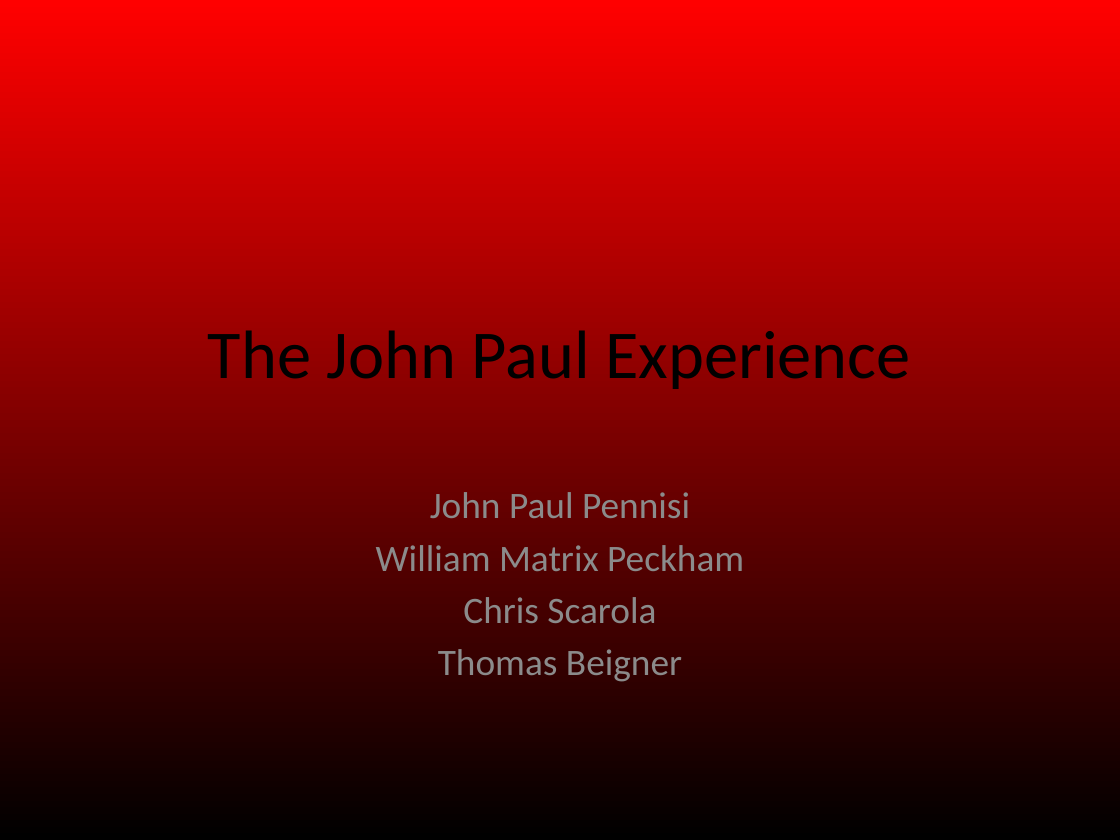
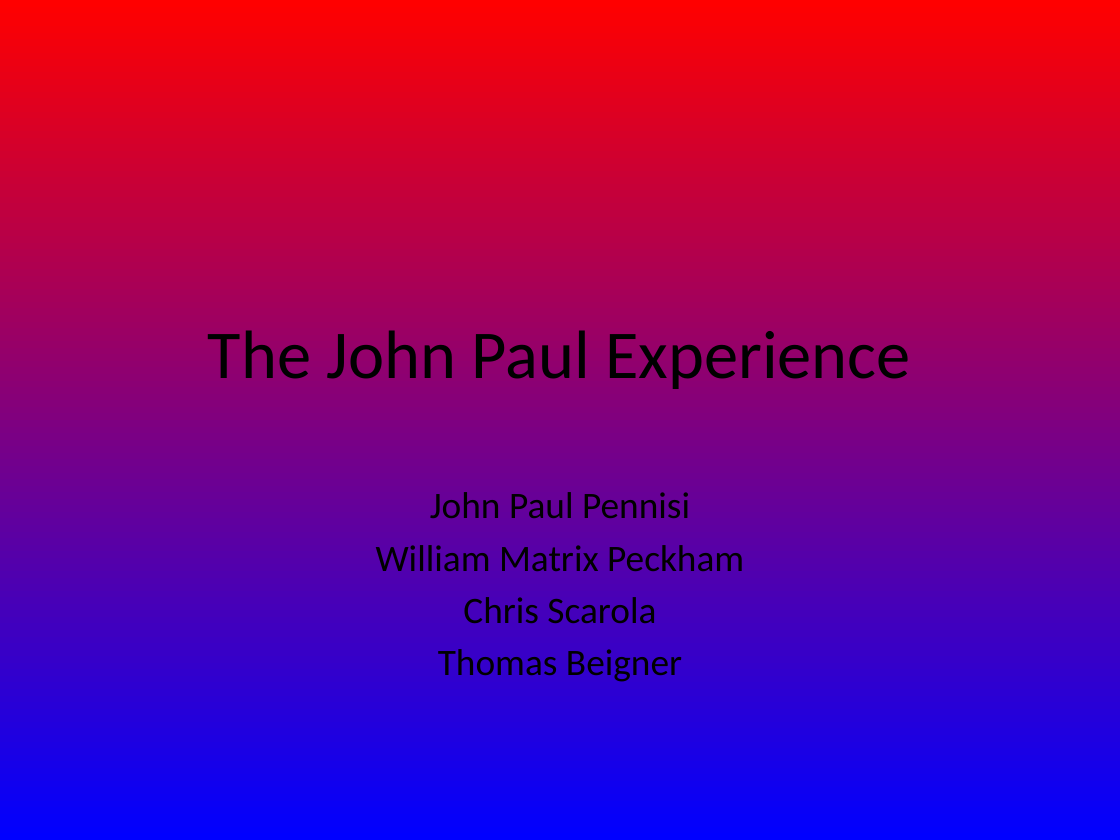
Before and after one commit to MatrixPeckham/majorrequirements336, a slide deck: slide 1 of Documents/Design review PPT.pptx. Drawn at 1120x840 pixels with LibreOffice and Linux fonts; fonts in the diff are those of the drawing. Boxes give left, top, right and bottom in pixels: in the first picture for what was removed or moved away, otherwise in the second. Text is boxed around its words. In the diff, an @@ line names an element or a change of style, - is before the commit and + after.

Commit message:
Changed background color

```diff
--- a/Documents/Design review PPT.pptx
+++ b/Documents/Design review PPT.pptx
@@ background gradient #FF0000 to #000000 to gradient #FF0000 to #0000FF @@
@@ subtitle "John Paul Pennisi" at (376,492,744,682): text colour #8C8C8C to #000000 @@
```
Also in this commit, not shown: 12 other slides changed.
